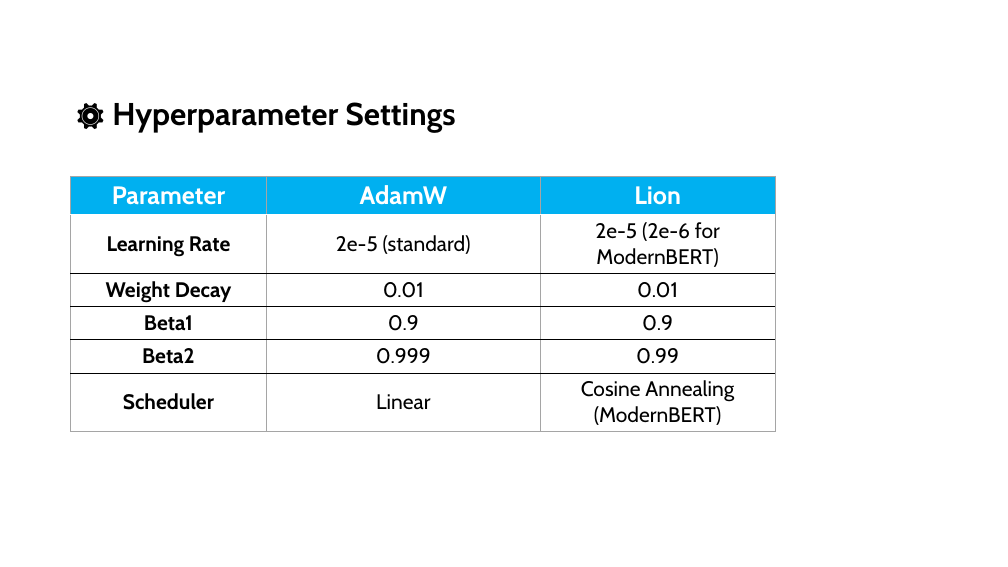
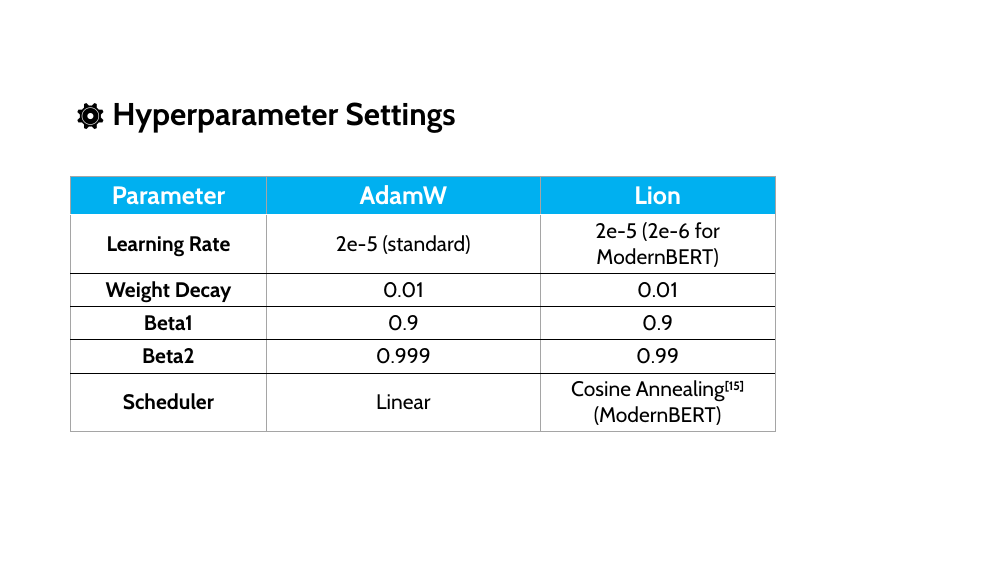
Before and after one commit to skfrost19/cross-encoder-modal, a slide deck: slide 15 of cross_encoder/thesis/Thesis_presentation.pptx (slide 11 before the commit). Drawn at 1008x567 pixels with LibreOffice and Linux fonts; fonts in the diff are those of the drawing. Boxes give left, top, right and bottom in pixels: in the first picture for what was removed or moved away, otherwise in the second. Text is boxed around its words. In the diff, an @@ line names an element or a change of style, - is before the commit and + after.

```diff
--- a/cross_encoder/thesis/Thesis_presentation.pptx
+++ b/cross_encoder/thesis/Thesis_presentation.pptx
@@ table at <box>70,176,775,429</box> @@
-row 6, column 3: Cosine Annealing (ModernBERT)
+row 6, column 3: Cosine Annealing[15] (ModernBERT)
```
Also in this commit, not shown: 14 other slides changed, 11 slides added, 3 other files.
